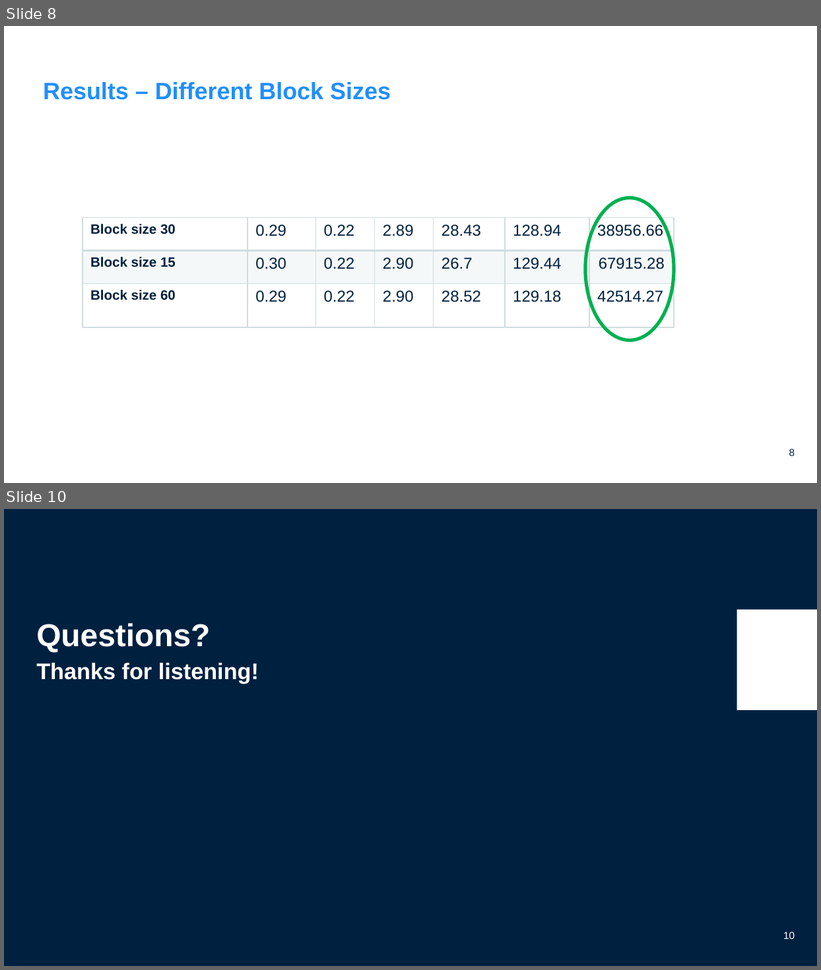
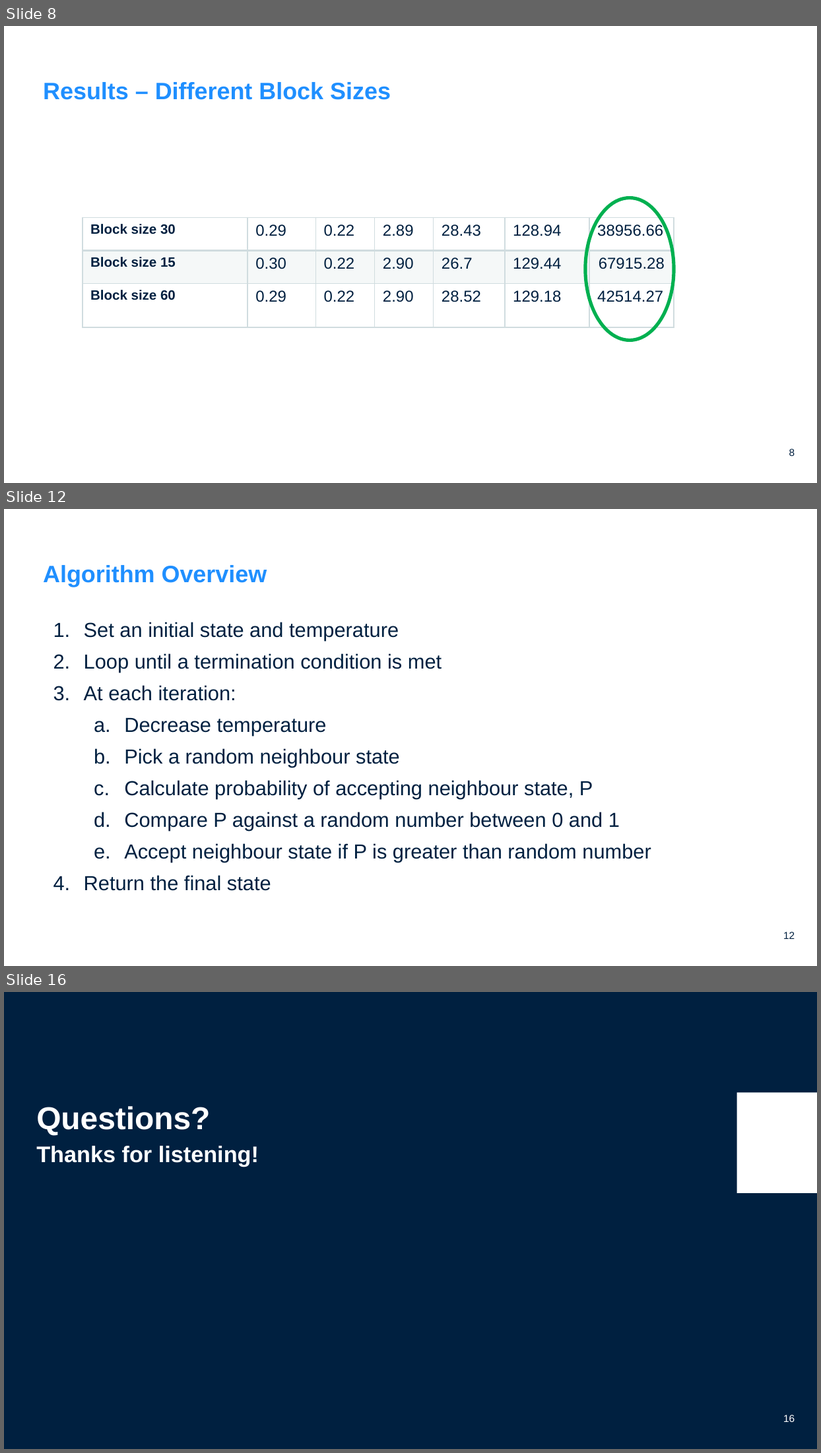
Before and after one commit to mkhfring/travellingSalesMan, a slide deck: COSC507-FinalProject-TSP.pptx. Shown one above the other, each under a label of ours: slides 8 and 10 before the commit, slides 8, 12 and 16 after it; the slides between them are not shown. The pictures are 821x970 and 821x1453 pixels, drawn with LibreOffice and Linux fonts; fonts in the diff are those of the drawing; background and template pictures are left out. Boxes give left, top, right and bottom in pixels: in the first picture for what was removed or moved away, otherwise in the second. Text is boxed around its words. In the diff, an @@ line names an element or a change of style, - is before the commit and + after.

```diff
--- a/COSC507-FinalProject-TSP.pptx
+++ b/COSC507-FinalProject-TSP.pptx
@@ slide 12 added at (x1=4, y1=509, x2=817, y2=966), background #FFFFFF; not listed: 1 template element that a slide beside it also shows @@
@@ title added at (x1=43, y1=565, x2=267, y2=587), 21 pt, text #1F8FFF, bold @@
+Algorithm Overview
@@ text added at (x1=84, y1=622, x2=651, y2=891), 18 pt, text #002040 @@
+1. Set an initial state and temperature
+2. Loop until a termination condition is met
+3. At each iteration:
+  a. Decrease temperature
+  b. Pick a random neighbour state
+  c. Calculate probability of accepting neighbour state, P
+  d. Compare P against a random number between 0 and 1
+  e. Accept neighbour state if P is greater than random number
+4. Return the final state
@@ what was slide 10 is now slide 16 @@
@@ page number at (x1=783, y1=1415, x2=795, y2=1422): text changed @@
-10
+16
```
Also in this commit, not shown: 6 other slides added, 1 slide removed.
